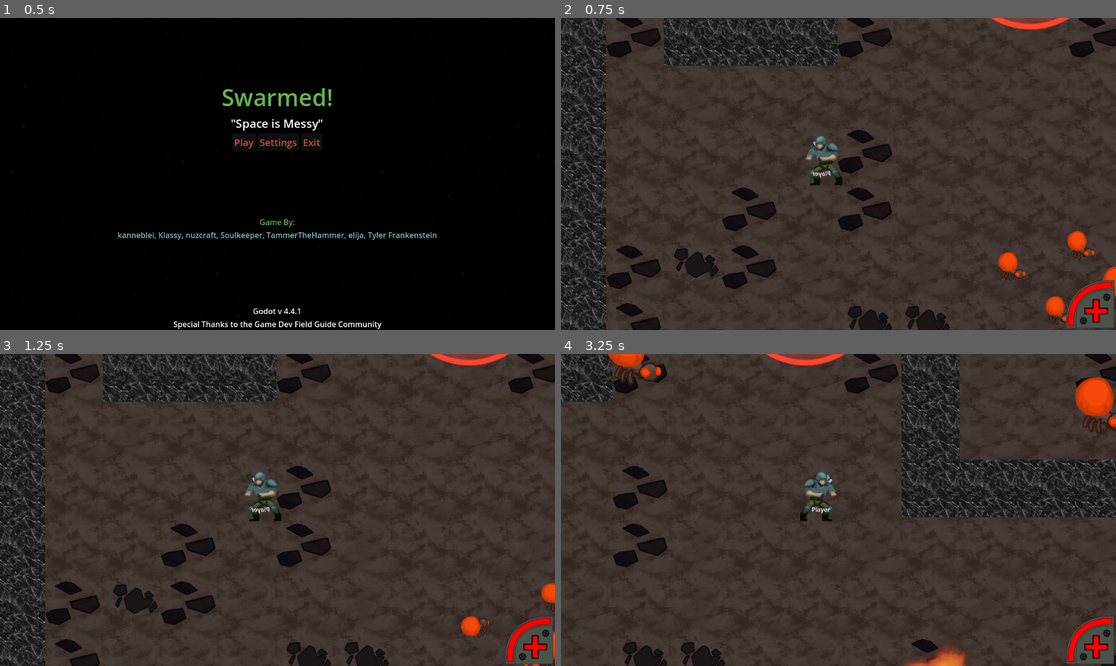
Above: before the commit, frames 1-4 (two rows, left to right).
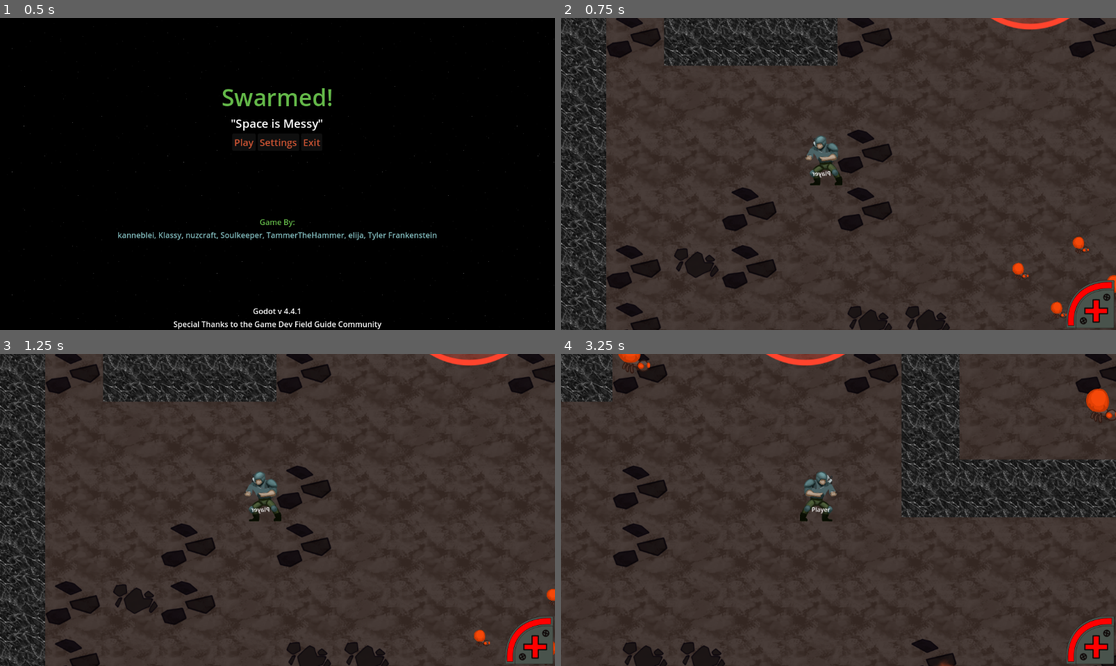
Above: after the commit, the same moments.

Repository: nuzcraft/gdfg-team-4
Game: Godot game, scene res://scenes/title.tscn
Two runs of this game, one before a commit and one after it. Both use one fixed random seed, a clock stepped at 60 frames per second and the inputs below.
Inputs (mouse positions are in pixels of both pictures, inside the frame that each line leads up to):
- Up to frame 1 (0.5 s): no input
- Up to frame 2 (0.75 s): click "Play" at 0.5 s
- Up to frame 3 (1.25 s): no input
- Up to frame 4 (3.25 s): tap Enter at 1.25 s; move the mouse to (960, 494) at 1.27 s; hold D (right) 1.28-2 s; hold Space (primaryAction) 1.28-2 s; click (960, 494) at 1.42 s; drag from (727, 525) to (993, 619) at 2.02 s; move the mouse to (894, 441) at 2.77 s; hold D (right) from 2.78 s (still down); tap Alt at 2.85 s

Frame 1 is identical in both runs. In frame 2, 0.7% of the frame differs, in the area x 78-100%, y 68-99%; in frame 3, 0.4%; in frame 4, 1.6%, in the area x 8-100%, y 0-100%.

Commit message:
scaling down default ant size

Diff:
--- a/scenes/enemies/lava_ant.tscn
+++ b/scenes/enemies/lava_ant.tscn
@@ -155,6 +155,7 @@
 
 [node name="AnimatedSprite2D" type="AnimatedSprite2D" parent="."]
 material = ExtResource("2_ey3sv")
+scale = Vector2(0.6, 0.6)
 sprite_frames = SubResource("SpriteFrames_bm7qs")
 
 [node name="ExplodeTimer" type="Timer" parent="."]
--- a/scenes/levels/level1.tscn
+++ b/scenes/levels/level1.tscn
@@ -41,7 +41,7 @@
 scaling = 0.5
 
 [node name="LavaAnt4" parent="Enemies" node_paths=PackedStringArray("target") instance=ExtResource("4_bbk5w")]
-position = Vector2(437, 346)
+position = Vector2(457, 360)
 target = NodePath("../../Hero")
 scaling = 0.5
 
